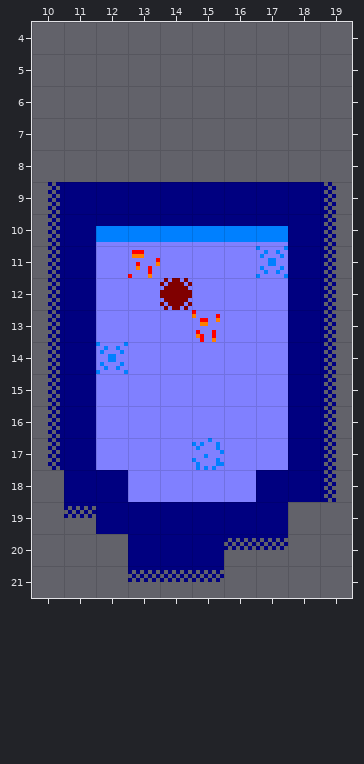
Tiled map, stored at splatun/assets/World1/Level1/Level1.tmx. Above: the version before the commit.
Cells are 8x8 px. Shown: x 10..19, y 4..21. The old version is drawn lined up with the new one.
Now the later version:
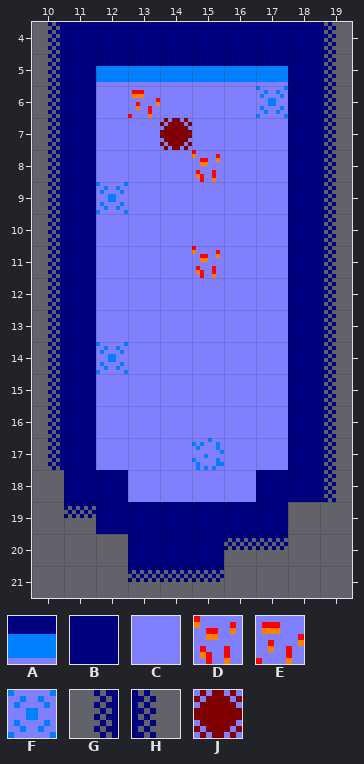
Key: from "Tileset": A 3, B 14, C 16, D 18, E 19, F 23, G 25, H 26, J 30.
_ is an empty cell.
Edits made:
everything moved by +10,+9 cells (the old picture is shown already moved)
Layer "Tile Layer 1":
y 4: x 10..19 __________ -> GBBBBBBBBH
y 5: x 10..19 __________ -> GBAAAAAABH
y 6: x 10..19 __________ -> GBCECCCFBH
y 7: x 10..19 __________ -> GBCCJCCCBH
y 8: x 10..19 __________ -> GBCCCDCCBH
y 9: x 12..17 BBBBBB -> FCCCCC
y 10: x 12..17 AAAAAA -> CCCCCC
y 11: x 13 E -> C; x 15 C -> D; x 17 F -> C
y 12: x 14 J -> C
y 13: x 15 D -> C
